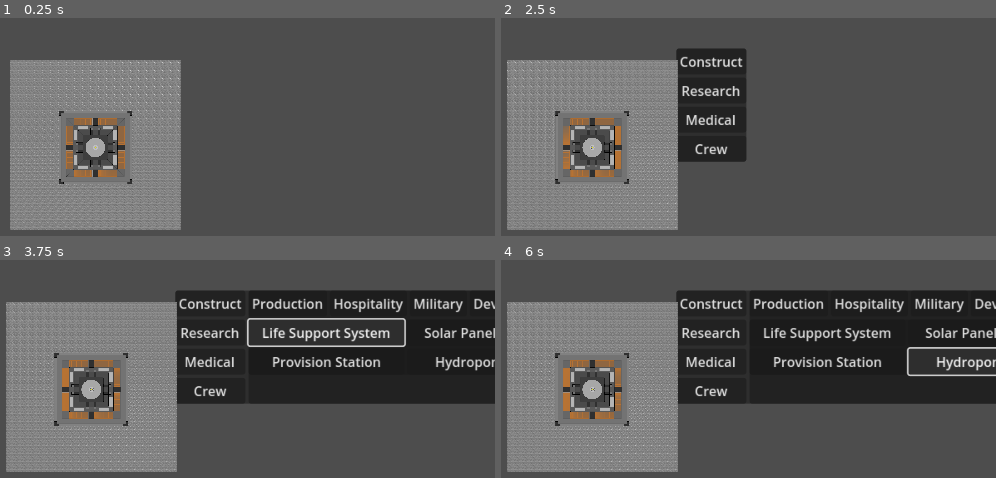
Above: before the commit, frames 1-4 (two rows, left to right).
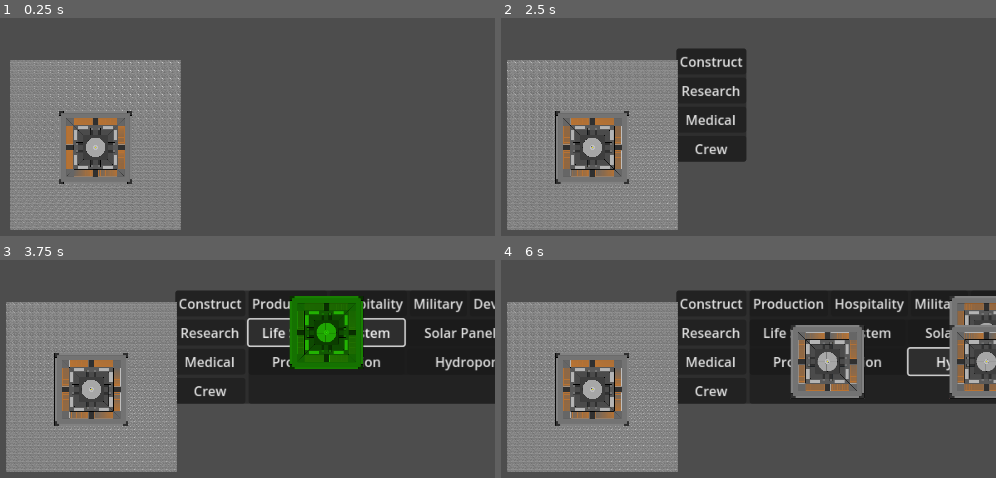
Above: after the commit, the same moments.

Repository: AxisTrotec/Astra
Game: Godot game, scene res://Scenes/World Generation/World Generation.tscn
Two runs of this game, one before a commit and one after it. Both use one fixed random seed, a clock stepped at 60 frames per second and the inputs below.
Inputs (mouse positions are in pixels of both pictures, inside the frame that each line leads up to):
- Up to frame 1 (0.25 s): no input
- Up to frame 2 (2.5 s): tap Enter at 0.5, 2 s; drag from (595, 146) to (674, 48) at 0.52 s; tap Space at 1.25 s; drag from (outside the picture) to (outside the picture) at 1.27 s; move the mouse to (674, 48) at 2.02 s; hold Right from 2.03 s (still down); hold Ctrl from 2.03 s (still down); click (674, 48) at 2.17 s
- Up to frame 3 (3.75 s): release Right at 2.75 s; release Ctrl at 2.75 s; click "Construct" at 2.75 s; click "Life Support System" at 3.5 s
- Up to frame 4 (6 s): click "Solar Panel System" at 4.25 s; click "Provision Station" at 5 s; click "Hydroponic Bar" at 5.75 s

The runs differ from the first frame. In frame 1, 0.7% of the frame differs, in the area x 11-27%, y 42-77%; in frame 2, 0.9%; in frame 3, 5.8%; in frame 4, 9.1%, in the area x 10-100%, y 16-77%.

Commit message:
Yes

Diff:
--- a/Entities/HQ.gd
+++ b/Entities/HQ.gd
@@ -1,4 +1,4 @@
-extends Area2D
+extends Node2D
 
 func _ready():
 
@@ -27,3 +27,9 @@
 
 func on_click():
 	print("Click")
+
+func _on_area_2d_area_entered(area):
+	Global.build_valid = false
+
+func _on_area_2d_area_exited(area):
+	Global.build_valid = true
--- a/Entities/HQ.tscn
+++ b/Entities/HQ.tscn
@@ -3,17 +3,19 @@
 [ext_resource type="Texture2D" uid="uid://b4xj01hkkhswb" path="res://Art Assets/Assets/HQ.png" id="1_ldiky"]
 [ext_resource type="Script" path="res://Entities/HQ.gd" id="1_se6c5"]
 
-[sub_resource type="RectangleShape2D" id="RectangleShape2D_u6c3w"]
-size = Vector2(1812, 1812)
+[sub_resource type="RectangleShape2D" id="RectangleShape2D_5fsce"]
+size = Vector2(1772, 1769)
 
-[node name="Area2D" type="Area2D"]
+[node name="Sprite2D" type="Sprite2D"]
+top_level = true
+texture = ExtResource("1_ldiky")
 script = ExtResource("1_se6c5")
 
-[node name="Sprite2D" type="Sprite2D" parent="."]
-top_level = true
-position = Vector2(-2, 0)
-texture = ExtResource("1_ldiky")
+[node name="Area2D" type="Area2D" parent="."]
 
-[node name="CollisionShape2D" type="CollisionShape2D" parent="."]
-position = Vector2(0, 5)
-shape = SubResource("RectangleShape2D_u6c3w")
+[node name="AnimatableBody2D" type="CollisionShape2D" parent="Area2D"]
+position = Vector2(2.08165e-12, 2.08165e-12)
+shape = SubResource("RectangleShape2D_5fsce")
+
+[connection signal="area_entered" from="Area2D" to="." method="_on_area_2d_area_entered"]
+[connection signal="area_exited" from="Area2D" to="." method="_on_area_2d_area_exited"]
--- a/Scenes/World Generation/World Generation.tscn
+++ b/Scenes/World Generation/World Generation.tscn
@@ -40,6 +40,7 @@
 
 [node name="WorldGeneration" parent="." instance=ExtResource("6_dedit")]
 
-[node name="Build_preview" type="TileMap" parent="."]
-format = 2
+[node name="Build_preview" type="CanvasLayer" parent="."]
+transform = Transform2D(1, 2.08165e-13, -2.08165e-13, 1, 0, 0)
+follow_viewport_enabled = true
 script = ExtResource("9_arw4f")
--- a/Scripts/Build_preview.gd
+++ b/Scripts/Build_preview.gd
@@ -1,22 +1,17 @@
-extends TileMap
+extends CanvasLayer
 
 var preloadSprite = preload("res://Entities/HQ.tscn")
 
 func set_build_preview(type, mouse_pos):
 	var facility = preloadSprite.instantiate()
+	facility.set_name("DragPreview")
+	facility.position = mouse_pos
+	add_child(facility)
 
-#	facility.set_name("DragPreview")
-#	drag.modulate = Color("54ffc")
-
-	var area2d = Area2D.new()
-	area2d.add_child(facility, true)
-	area2d.set_name("Preview")
-	add_child(area2d)
-	get_node("Preview").position = mouse_pos
-	print(get_node("Preview").position)
-	move_child(get_node("Preview"), 0)
+	print(facility.texture.get_width())
 
 func update_tower_preview(new_pos, color):
-	pass
-#	if get_node("Preview/DragPreview").modulate != Color(color):
-#		get_node("Preview/DragPreview").modulate = Color(color)
+	get_node("DragPreview").position = new_pos
+
+	if get_node("DragPreview").modulate != Color(color):
+		get_node("DragPreview").modulate = Color(color)
--- a/Scripts/World Generation/TileMap.gd
+++ b/Scripts/World Generation/TileMap.gd
@@ -5,6 +5,7 @@
 @export var width = 64
 @export var height = 64
 @onready var HQ = $"Facilities/HQ"
+
 var temperature = FastNoiseLite.new()
 var altitude = FastNoiseLite.new()
 var moisture = FastNoiseLite.new()
--- a/Scripts/World.gd
+++ b/Scripts/World.gd
@@ -4,12 +4,13 @@
 @onready var cur_oxygen = $"Camera2D/Counter Bar/CurrentOxygen"
 @onready var cur_food = $"Camera2D/Counter Bar/CurrentFood"
 
-#Variables
+@onready var facilities = $WorldGeneration/Facilities
+
+#List of variables -----
 var build_mode = false
 var build_valid = false
 var build_location
 var build_type
-
 var map_node
 
 func _ready():
@@ -43,7 +44,16 @@
 
 func update_tower_preview():
 	var mouse_position = get_global_mouse_position()
-	get_node("Build_preview").update_tower_preview(mouse_position, "ad54ff3c")
+
+	var color
+
+	if Global.build_valid:
+		color = "#30fc03"
+	else:
+		color = "#fc0313"
+
+	get_node("Build_preview").update_tower_preview(mouse_position, color)
+
 	build_valid = true
 	build_location = mouse_position
 
--- a/global.gd
+++ b/global.gd
@@ -7,6 +7,9 @@
 var world_size
 
 var list = ["provision", "sps", "lss", "residences", "medical", "armoury", "hangar", "research"]
+
+#Build verification
+var build_valid = true
 
 #Facilities
 var hq = 0
